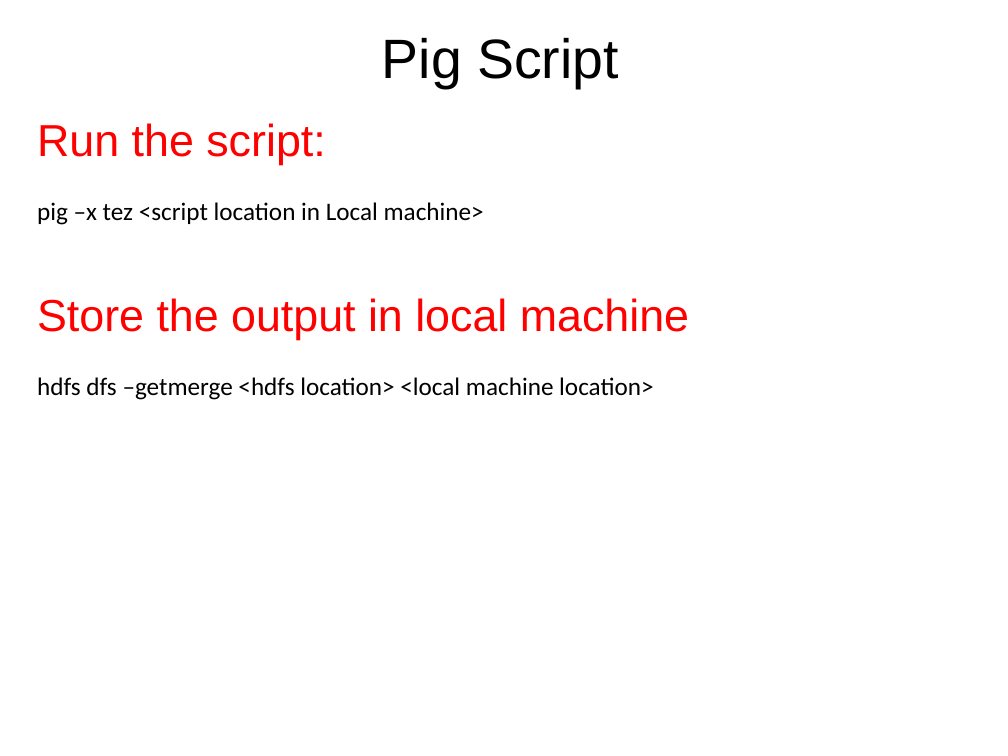
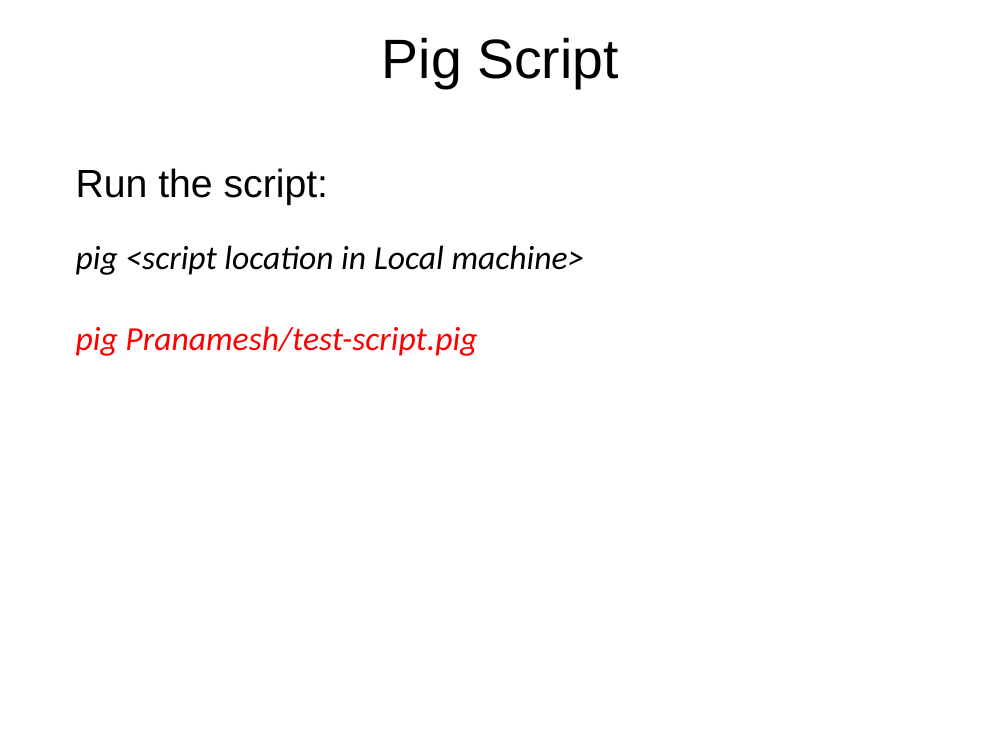
Before and after one commit to pranamesh/Python-workshop-TSA, a slide deck: slide 13 of Apache-Pig/Apache Pig Tutorial.pptx. Drawn at 1008x756 pixels with LibreOffice and Linux fonts; fonts in the diff are those of the drawing. Boxes give left, top, right and bottom in pixels: in the first picture for what was removed or moved away, otherwise in the second. Text is boxed around its words. In the diff, an @@ line names an element or a change of style, - is before the commit and + after.

```diff
--- a/Apache-Pig/Apache Pig Tutorial.pptx
+++ b/Apache-Pig/Apache Pig Tutorial.pptx
@@ text "Run the script:": place and size @@
-text "Run the script:" at (37, 123, 689, 400)
+text "Run the script:" at (76, 168, 585, 356)
@@ text at (76, 168, 328, 205): size 32 to 28 pt, text colour #FF0000 to #000000 in "Run the script:" @@
@@ text at (76, 245, 585, 356): text changed; size 18 to 24 pt; italic on @@
-pig –x tez <script location in Local machine>
-Store the output in local machine
-hdfs dfs –getmerge <hdfs location> <local machine location>
+pig <script location in Local machine>
+pig Pranamesh/test-script.pig
```
Also in this commit, not shown: 1 other slide changed, 1 other file.
